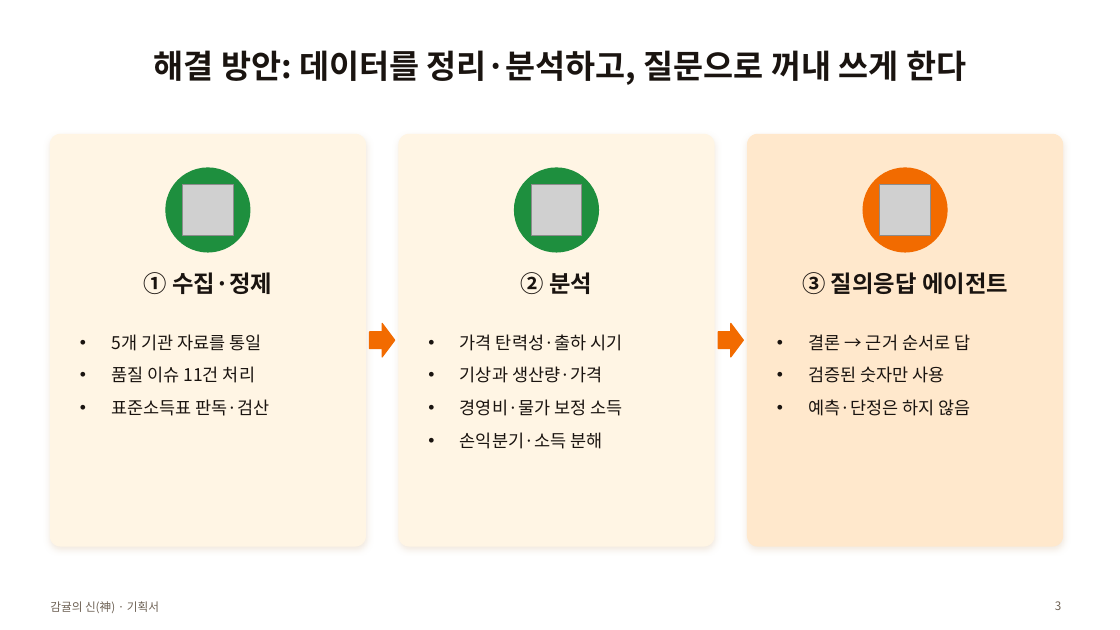
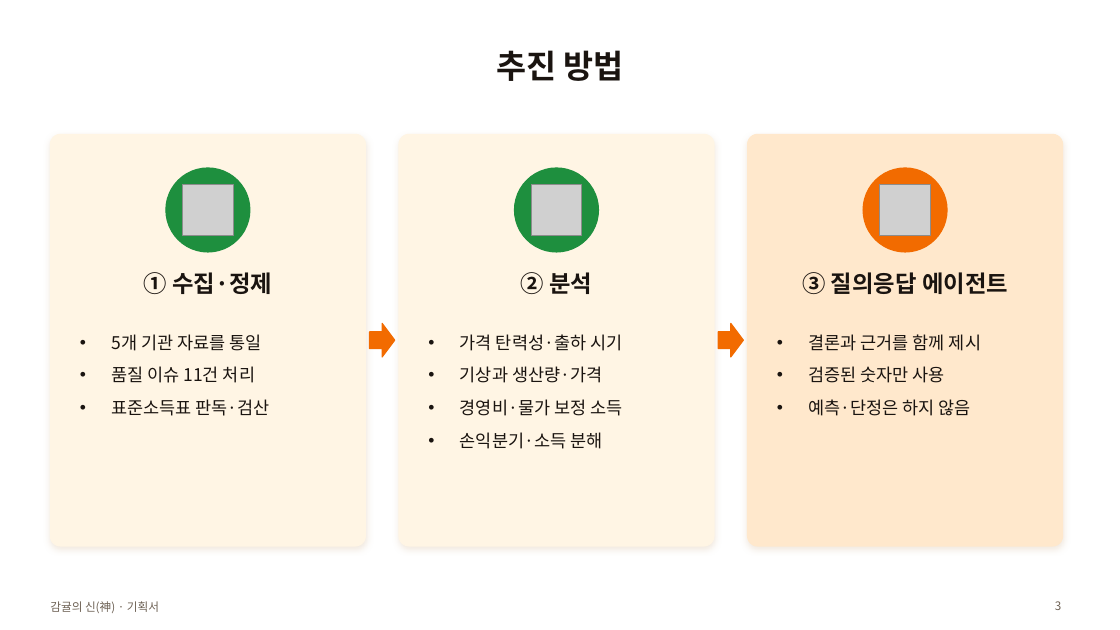
Before and after one commit to Jeju-Citrus-Analysis-Agent/Citrus-Analysis, a slide deck: slide 3 of docs/submission/00_기획서.pptx. Drawn at 1120x630 pixels with LibreOffice and Linux fonts; fonts in the diff are those of the drawing; grey boxes stand for pictures. Boxes give left, top, right and bottom in pixels: in the first picture for what was removed or moved away, otherwise in the second. Text is boxed around its words. In the diff, an @@ line names an element or a change of style, - is before the commit and + after.

```diff
--- a/docs/submission/00_기획서.pptx
+++ b/docs/submission/00_기획서.pptx
@@ title at [496, 50, 624, 81]: text changed @@
-해결 방안: 데이터를 정리·분석하고, 질문으로 꺼내 쓰게 한다
+추진 방법
@@ text at [809, 334, 981, 351]: text changed @@
-• 결론 → 근거 순서로 답
+• 결론과 근거를 함께 제시
```
Also in this commit, not shown: 13 other slides changed, 8 other files.
